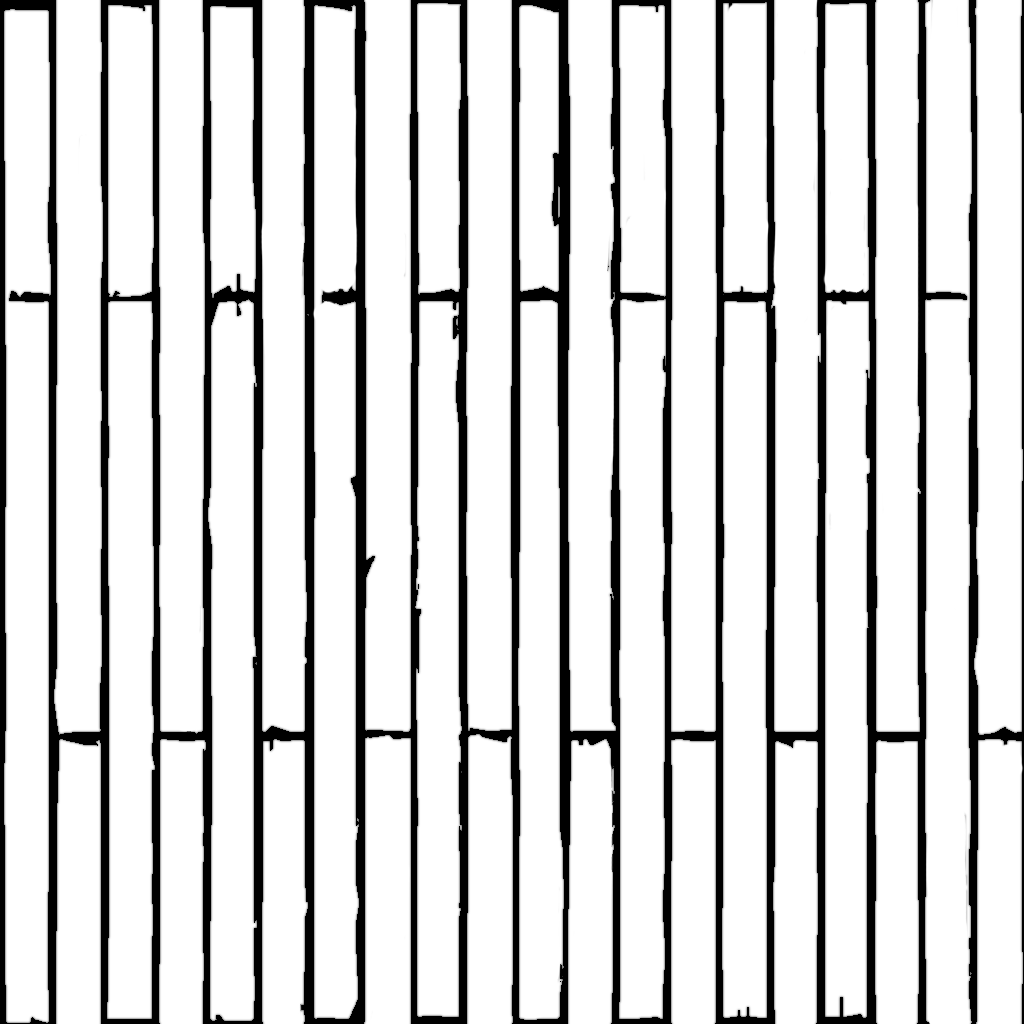
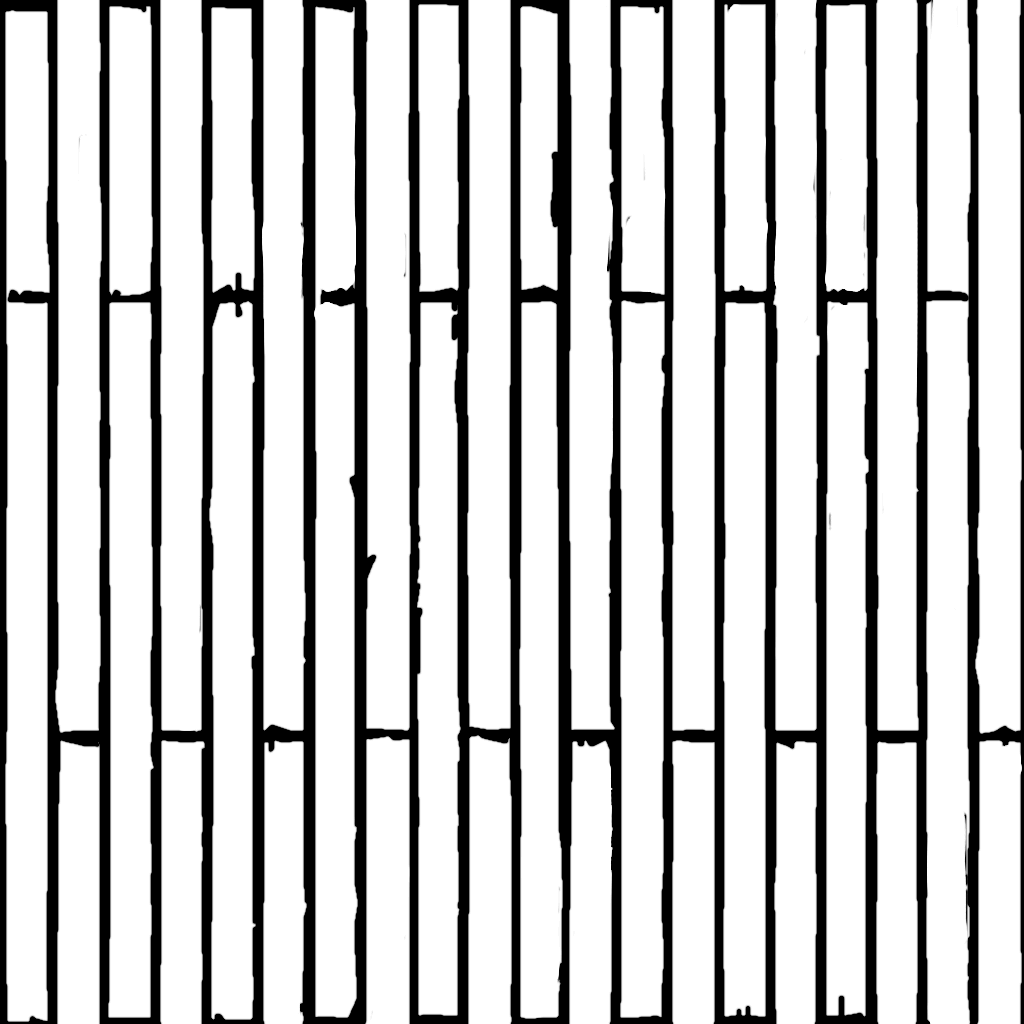
Layered file, before and after one edit (1024x1024). Changes by layer:
pixels changed over [4, 0, 1024, 1024] (layer not identified)
